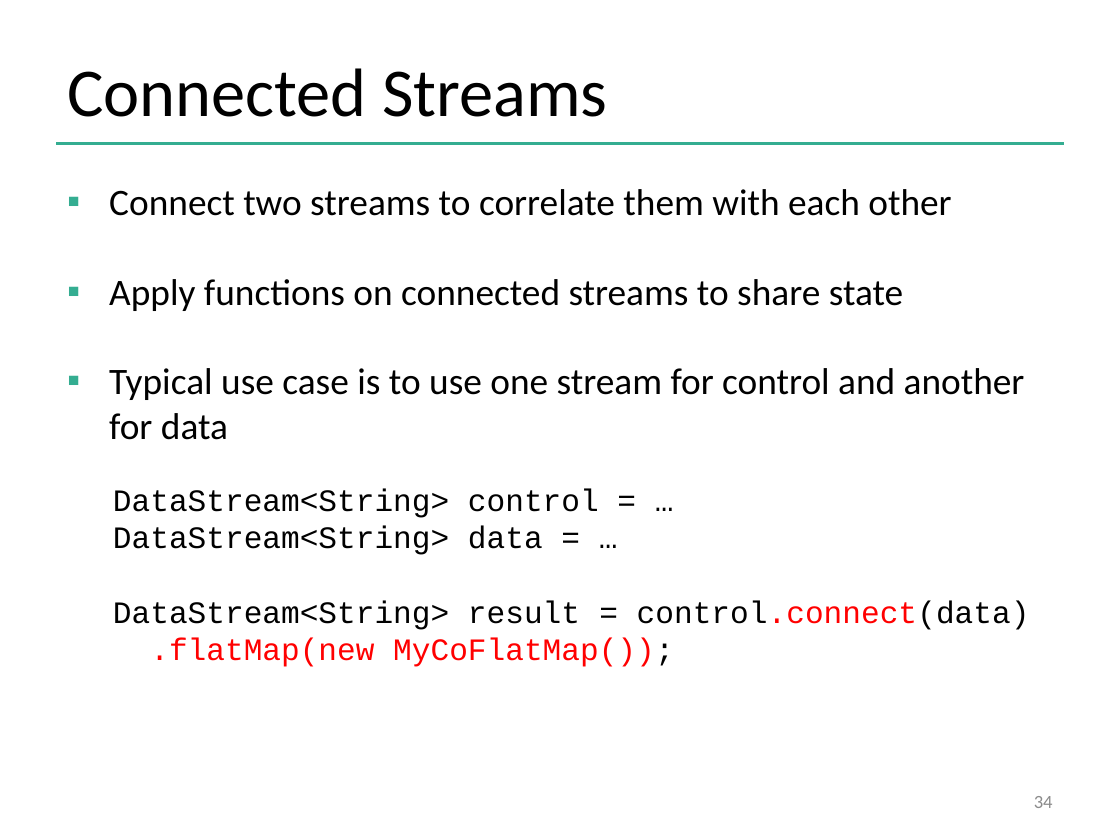
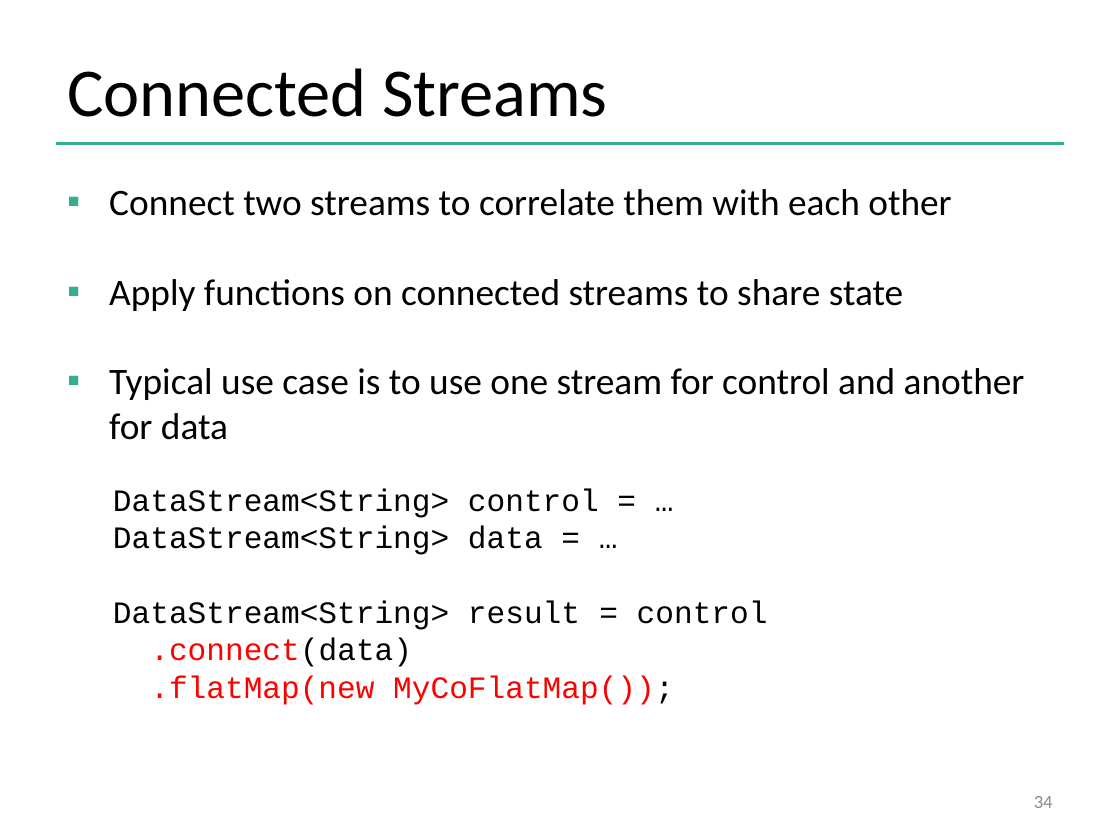
Before and after one commit to dataArtisans/flink-training-web, a slide deck: slide 34 of slides/flink_stream_basics.pptx. Drawn at 1120x840 pixels with LibreOffice and Linux fonts; fonts in the diff are those of the drawing; background and template pictures are left out. Boxes give left, top, right and bottom in pixels: in the first picture for what was removed or moved away, otherwise in the second. Text is boxed around its words. In the diff, an @@ line names an element or a change of style, - is before the commit and + after.

```diff
--- a/slides/flink_stream_basics.pptx
+++ b/slides/flink_stream_basics.pptx
@@ text at <box>113,601,768,667</box>: text changed @@
-DataStream<String> result = control.connect(data)
+DataStream<String> result = control
+.connect(data)
```
Also in this commit, not shown: 8 other slides changed, 1 slide removed, 8 other files.
